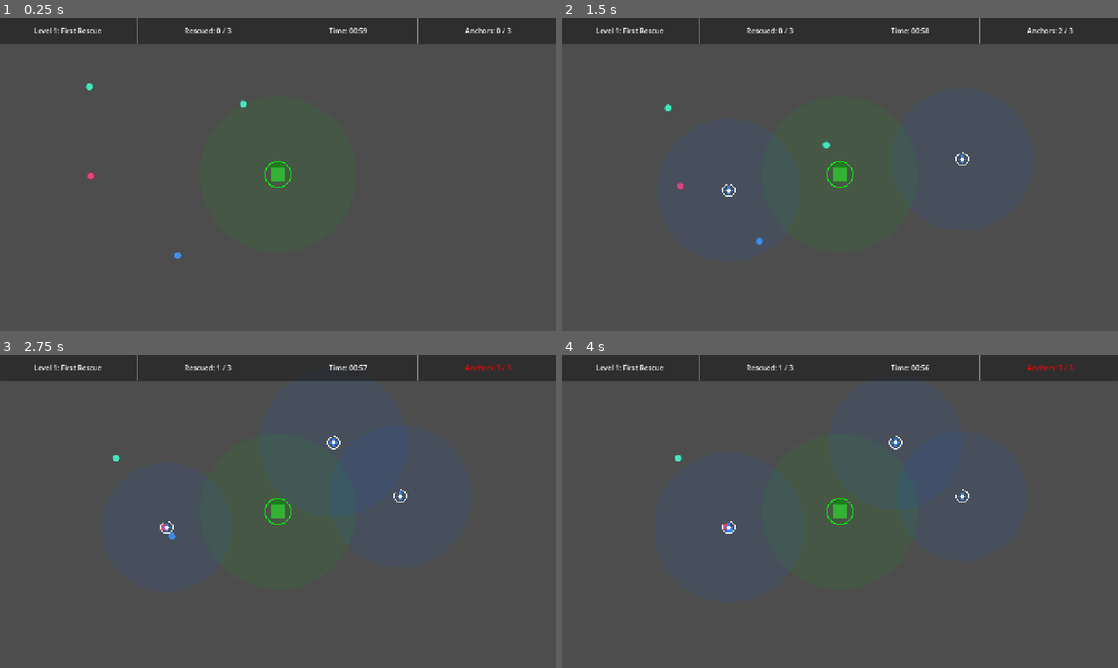
Above: before the commit, frames 1-4 (two rows, left to right).
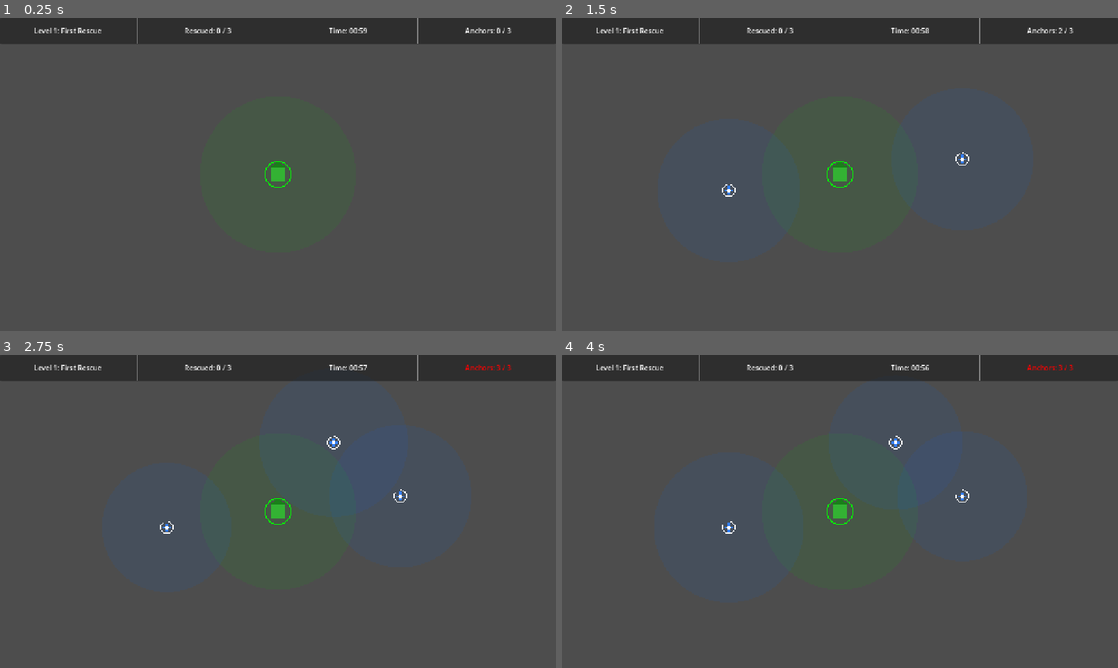
Above: after the commit, the same moments.

Repository: kunk70352-png/Safe-Anchor
Game: Godot game, scene res://src/main/main.tscn
Two runs of this game, one before a commit and one after it. Both use one fixed random seed, a clock stepped at 60 frames per second and the inputs below.
Inputs (mouse positions are in pixels of both pictures, inside the frame that each line leads up to):
- Up to frame 1 (0.25 s): no input
- Up to frame 2 (1.5 s): tap Enter at 0.5 s; move the mouse to (962, 158) at 0.52 s; press the mouse at (962, 158) at 0.53 s; move the mouse to (728, 190) at 1.27 s; release the mouse at (728, 190) at 1.28 s; click (728, 190) at 1.35 s
- Up to frame 3 (2.75 s): move the mouse to (333, 442) at 2.02 s; press the mouse at (333, 442) at 2.03 s
- Up to frame 4 (4 s): tap Space at 2.75 s; move the mouse to (812, 574) at 2.77 s; release the mouse at (812, 574) at 2.78 s; click (812, 574) at 2.85 s; tap Enter at 3.5 s; move the mouse to (1006, 558) at 3.52 s; press the mouse at (1006, 558) at 3.53 s

The runs differ from the first frame. In frame 1, 0.1% of the frame differs, in the area x 15-45%, y 20-77%; in frame 2, 0.1%, in the area x 18-49%, y 27-73%; in frame 3, less than 0.1%; in frame 4, less than 0.1%.
Error after the commit: Parse Error: Cannot infer the type of "offset" variable because the value doesn't have a set type. (res://src/refugee/refugee.gd:68)

Commit message:
fix: refugee navigates THROUGH anchors toward safe house, not stuck at center
- _find_best_target: sort attractors by distance to safe house (pulls refugee forward)
- Navigate to anchor.position + dir_to_safehouse * radius*0.7 instead of center
- Skip already-reached anchors (except SafeHouse)
- Added _get_safe_house_pos() helper
- Added world.get_safe_house_position() for distance calculations

Diff:
--- a/src/refugee/refugee.gd
+++ b/src/refugee/refugee.gd
@@ -41,16 +41,13 @@
 	# Defer first path query until nav map is synchronized
 	_setup_navigation.call_deferred()
 
-	# Bobbing animation auto-plays from scene
-
 
 func _setup_navigation() -> void:
-	# Wait one physics frame for navigation map to sync
 	await get_tree().physics_frame
 	_pick_new_wander_target()
 
 
-func _physics_process(delta: float) -> void:
+func _physics_process(_delta: float) -> void:
 	if state == State.RESCUED:
 		return
 
@@ -61,12 +58,15 @@
 # ---- State Management ----
 
 func _update_state() -> void:
-	# Find nearest attraction source within range
-	var nearest := _find_nearest_attractor()
-	if nearest != null:
+	var best := _find_best_target()
+	if best != null:
 		state = State.SEEKING
-		_current_attractor = nearest
-		navigation_agent.target_position = nearest.global_position
+		_current_attractor = best
+		# Navigate THROUGH the attractor toward safe house, not TO its center
+		var sh_pos := _get_safe_house_pos()
+		var dir_to_sh := best.global_position.direction_to(sh_pos)
+		var offset := best.attraction_radius * 0.7
+		navigation_agent.target_position = best.global_position + dir_to_sh * offset
 	else:
 		if state != State.WANDERING:
 			state = State.WANDERING
@@ -74,7 +74,8 @@
 			_pick_new_wander_target()
 
 
-func _find_nearest_attractor() -> Node2D:
+## Returns the attractor closest to the safe house (within range of this refugee)
+func _find_best_target() -> Node2D:
 	var world := get_tree().get_first_node_in_group("world") as Node2D
 	if world == null or not world.has_method("get_attraction_sources"):
 		return null
@@ -83,32 +84,39 @@
 	if sources.is_empty():
 		return null
 
-	var nearest: Node2D = null
-	var nearest_dist: float = INF
+	var sh_pos := _get_safe_house_pos()
+	var best: Node2D = null
+	var best_sh_dist: float = INF
 
 	for source in sources:
 		if not is_instance_valid(source):
 			continue
-		var dist := global_position.distance_to(source.global_position)
-		# Get the attraction radius from the source
-		var radius: float = 0.0
-		if source.has_method("get_attraction_radius"):
-			radius = source.get_attraction_radius()
-		elif source.get("attraction_radius") != null:
-			radius = source.attraction_radius
-		else:
+
+		var dist_to_me := global_position.distance_to(source.global_position)
+		var radius: float = source.attraction_radius
+
+		# Out of range — skip
+		if dist_to_me > radius:
 			continue
 
-		# Skip if we're at this source already (prevents getting stuck)
-		# Always allow SafeHouse so rescue still triggers
-		if dist < 8.0 and not (source is SafeHouse):
+		# Already at this anchor — skip it (but never skip SafeHouse)
+		if dist_to_me < 8.0 and not (source is SafeHouse):
 			continue
 
-		if dist <= radius and dist < nearest_dist:
-			nearest = source
-			nearest_dist = dist
+		# Pick the source closest to the safe house
+		var dist_to_sh := source.global_position.distance_to(sh_pos)
+		if dist_to_sh < best_sh_dist:
+			best_sh_dist = dist_to_sh
+			best = source
 
-	return nearest
+	return best
+
+
+func _get_safe_house_pos() -> Vector2:
+	var world := get_tree().get_first_node_in_group("world") as Node2D
+	if world and world.has_method("get_safe_house_position"):
+		return world.get_safe_house_position()
+	return Vector2.ZERO
 
 
 # ---- Movement ----
@@ -135,11 +143,6 @@
 
 func _process_seeking() -> void:
 	if navigation_agent.is_navigation_finished():
-		# Reached the attractor — check if it's the safe house
-		if _current_attractor and _current_attractor is SafeHouse:
-			# Close enough to rescue? The SafeHouse rescue Area2D handles this.
-			# But also check directly as a fallback
-			pass
 		return
 
 	var next_pos := navigation_agent.get_next_path_position()
@@ -172,11 +175,8 @@
 func _draw() -> void:
 	# Placeholder visual: colored circle with direction indicator
 	var radius := 8.0
-	# Body
 	draw_circle(Vector2.ZERO, radius, _color)
-	# Direction dot
 	if velocity.length() > 10.0:
 		var forward := velocity.normalized() * (radius - 2.0)
 		draw_circle(forward, 2.5, Color.WHITE)
-	# Outline
 	draw_arc(Vector2.ZERO, radius, 0, TAU, 16, _color.darkened(0.3), 1.0)
--- a/src/world/world.gd
+++ b/src/world/world.gd
@@ -70,6 +70,11 @@
 		if is_instance_valid(anchor):
 			sources.append(anchor as Node2D)
 	return sources
+
+
+## Returns the safe house global position for distance calculations
+func get_safe_house_position() -> Vector2:
+	return safe_house.global_position if is_instance_valid(safe_house) else Vector2.ZERO
 
 
 # ---- Input Handling ----
